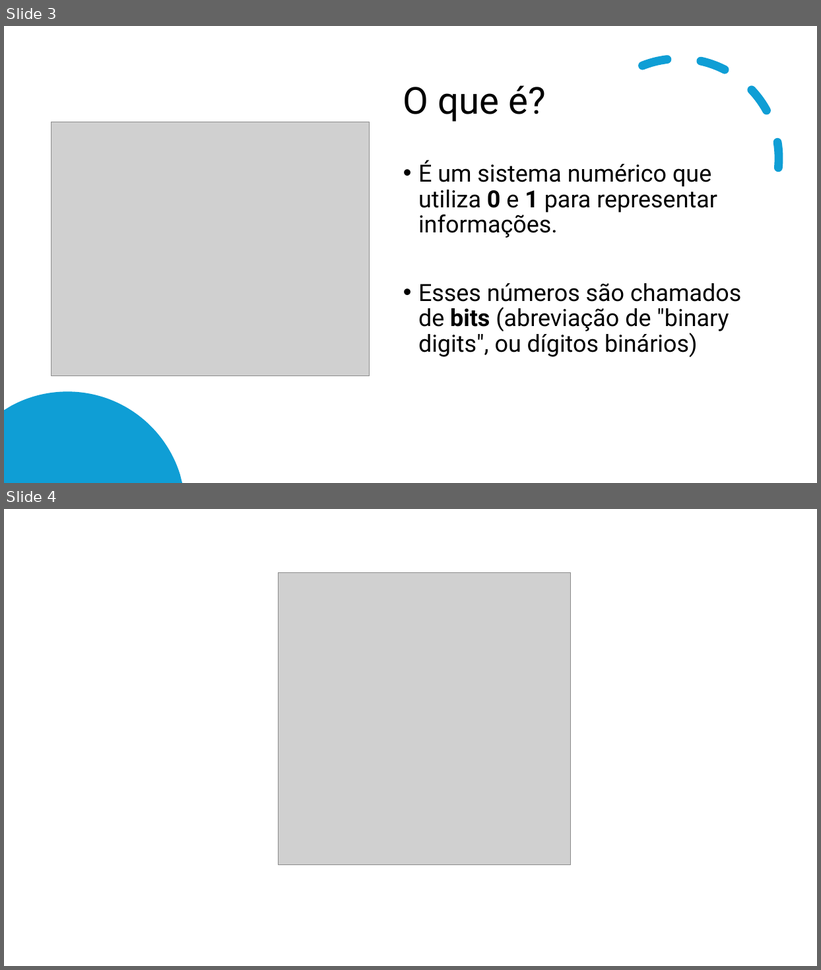
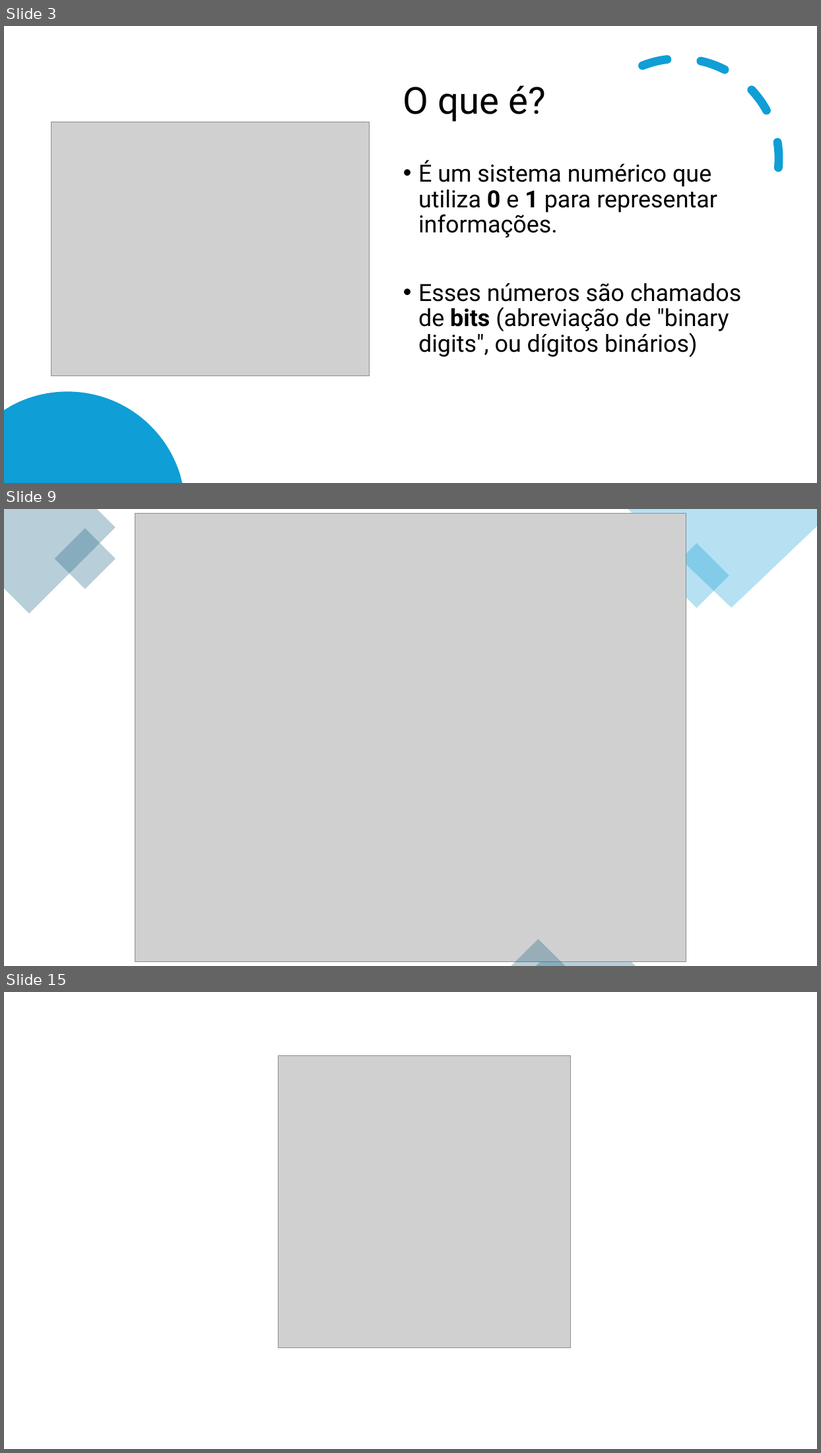
Before and after one commit to CleitonDsd/1-MOD-DS_2024, a slide deck: 1_Fundamentos/0_Conceitos_Tecnologia_Informacao/01_Binarios_Software_Hardware.pptx. Shown one above the other, each under a label of ours: slides 3 and 4 before the commit, slides 3, 9 and 15 after it; the slides between them are not shown. The pictures are 821x970 and 821x1453 pixels, drawn with LibreOffice and Linux fonts; fonts in the diff are those of the drawing; grey boxes stand for pictures. Boxes give left, top, right and bottom in pixels: in the first picture for what was removed or moved away, otherwise in the second. Text is boxed around its words. In the diff, an @@ line names an element or a change of style, - is before the commit and + after.

```diff
--- a/1_Fundamentos/0_Conceitos_Tecnologia_Informacao/01_Binarios_Software_Hardware.pptx
+++ b/1_Fundamentos/0_Conceitos_Tecnologia_Informacao/01_Binarios_Software_Hardware.pptx
@@ slide 9 added at box(4, 509, 817, 966), background #FFFFFF @@
@@ freeform shape added at box(4, 509, 116, 614), fill #156082 at 30% opacity @@
@@ rectangle added at box(55, 528, 116, 590), fill #156082 at 30% opacity @@
@@ picture added at box(135, 513, 686, 962) @@
@@ freeform shape added at box(628, 509, 817, 608), fill #0F9ED5 at 30% opacity @@
@@ rectangle added at box(664, 543, 729, 608), fill #0F9ED5 at 30% opacity @@
@@ triangle added at box(536, 917, 636, 966), fill #156082 at 30% opacity @@
@@ triangle added at box(512, 940, 566, 966), fill #156082 at 30% opacity @@
@@ what was slide 4 is now slide 15 @@
```
Also in this commit, not shown: 10 other slides added, 4 other files.
